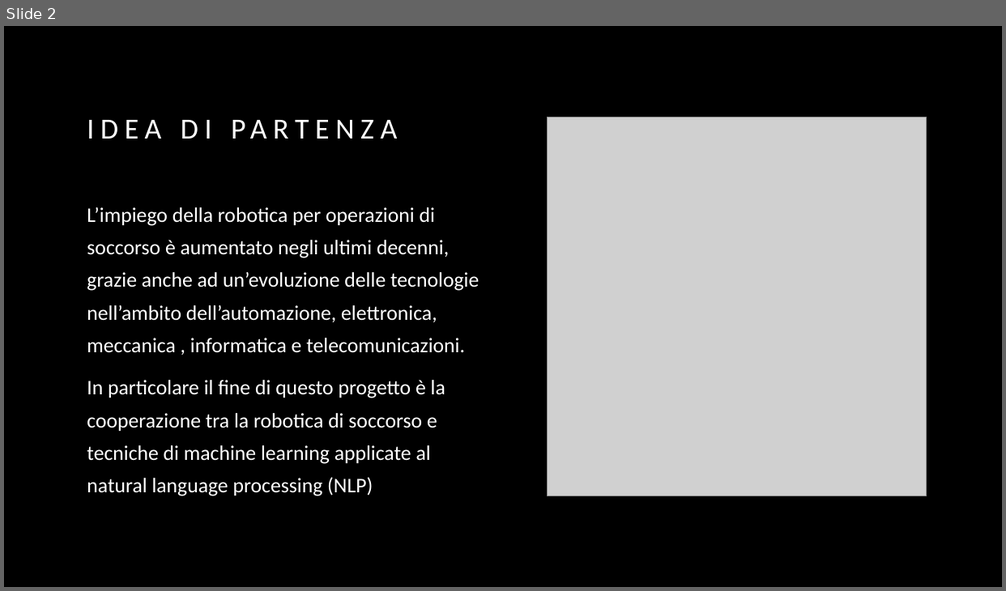
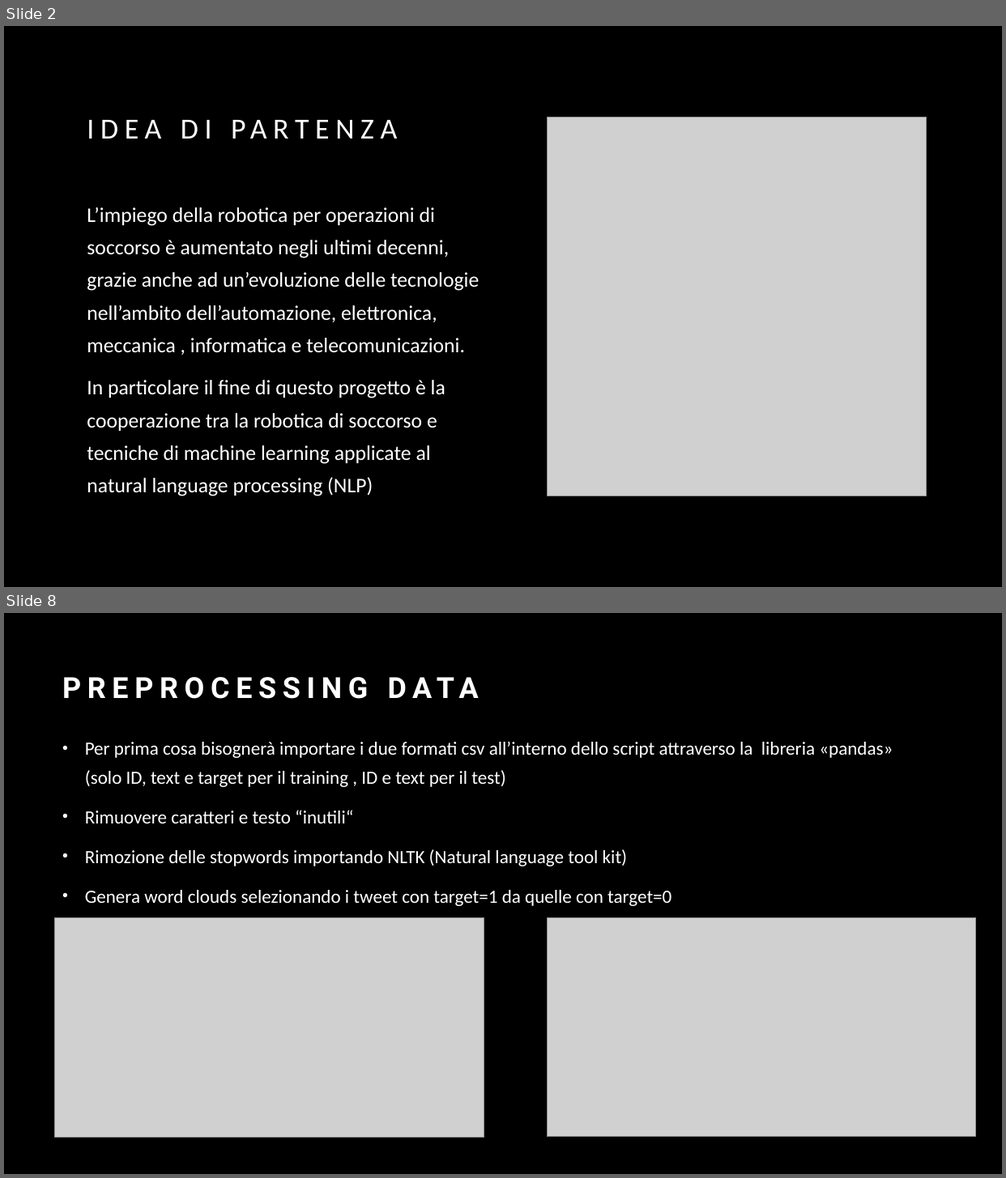
Before and after one commit to AlessioRoda/MachineLearning, a slide deck: Natural Language Processing with Disaster Tweets.pptx. Shown one above the other, each under a label of ours: slide 2 before the commit, slides 2 and 8 after it; the slides between them are not shown. The pictures are 1006x591 and 1006x1178 pixels, drawn with LibreOffice and Linux fonts; fonts in the diff are those of the drawing; grey boxes stand for pictures. Boxes give left, top, right and bottom in pixels: in the first picture for what was removed or moved away, otherwise in the second. Text is boxed around its words. In the diff, an @@ line names an element or a change of style, - is before the commit and + after.

```diff
--- a/Natural Language Processing with Disaster Tweets.pptx
+++ b/Natural Language Processing with Disaster Tweets.pptx
@@ slide 8 added at (x1=4, y1=613, x2=1002, y2=1174), background #000000 @@
@@ title added at (x1=55, y1=637, x2=811, y2=708), 28 pt, text #FFFFFF, bold @@
+PREPROCESSING DATA
@@ text added at (x1=85, y1=742, x2=893, y2=906), 18 pt, text #FFFFFF @@
+• Per prima cosa bisognerà importare i due formati csv all’interno dello script attraverso la libreria «pandas» (solo ID, text e target per il training , ID e text per il test)
+• Rimuovere caratteri e testo “inutili“
+• Rimozione delle stopwords importando NLTK (Natural language tool kit)
+• Genera word clouds selezionando i tweet con target=1 da quelle con target=0
@@ picture added at (x1=55, y1=918, x2=484, y2=1138) @@
@@ picture added at (x1=547, y1=918, x2=976, y2=1137) @@
```
Also in this commit, not shown: 1 slide changed, 6 other slides added, 1 slide removed, 1 other file.
